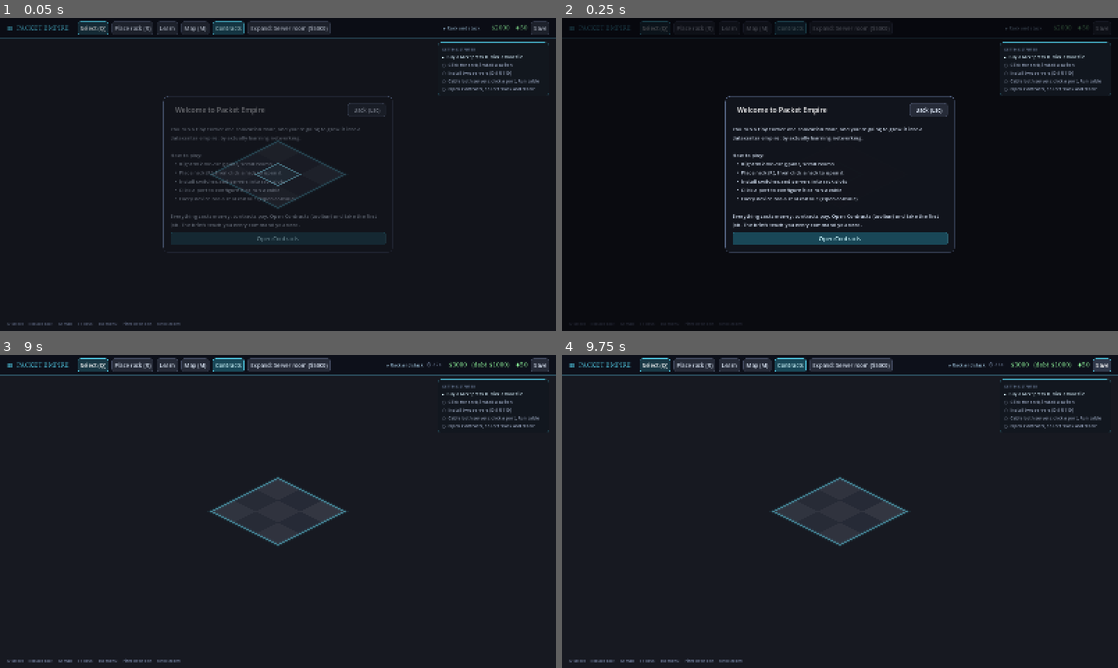
Above: before the commit, frames 1-4 (two rows, left to right).
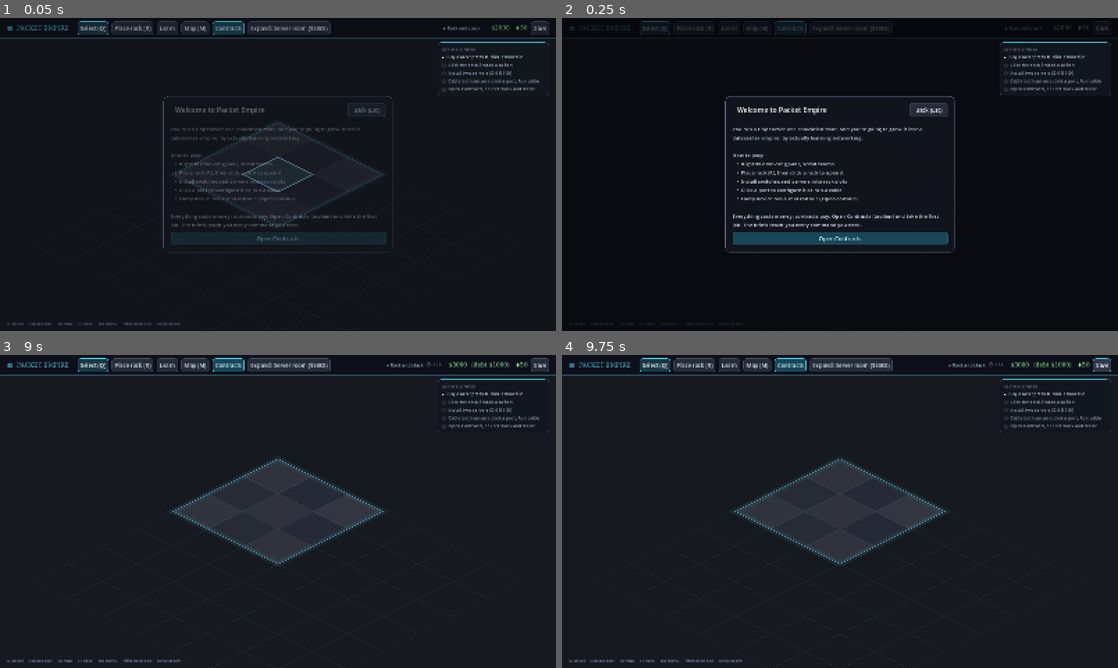
Above: after the commit, the same moments.

Repository: alukacs03/packet-empire
Game: Godot game, scene res://scenes/main.tscn
The game is run twice, just before and just after one commit, with the same random seed, the same clock (stepped at 60 frames per second) and the same inputs.
Inputs:
- Up to frame 1 (0.05 s): no input
- Up to frame 2 (0.25 s): no input
- Up to frame 3 (9 s): click "Select (Q)" at 0.5 s; click "Place rack (R)" at 1.25 s; click "Learn" at 2 s; click "Map (M)" at 2.75 s; click "Contracts" at 3.5 s; click "Open Contracts" at 4.25 s; click "Borrow $1000" at 5 s; click "Borrow $1000" at 5.75 s; click "Repay $1000" at 6.5 s; click "Check requirements & collect" at 7.25 s; click "Expand: Server room ($5000)" at 8 s; click "Back (Esc)" at 8.75 s
- Up to frame 4 (9.75 s): click "Save" at 9.5 s

The runs differ from the first frame. In frame 1, 0.6% of the frame differs, in the area x 31-69%, y 33-67%; in frame 2, less than 0.1%; in frame 3, 2.7%, in the area x 24-76%, y 33-90%; in frame 4, 2.7%.

Commit message:
Camera frames the owned floor; the next stage's space is teased in ghost outline
The colo floor no longer sits lost in a sea of black: the camera fits
and centres the owned grid on start and re-fits when you expand, and
the tiles the next stage would unlock are drawn as faint outlines so
progression is visible on the floor itself.

Co-Authored-By: Claude Fable 5 <noreply@anthropic.com>
Claude-Session: https://claude.ai/code/session_01EKD4BHa7oP7MbaV92exfB1

Diff:
--- a/scripts/camera.gd
+++ b/scripts/camera.gd
@@ -6,7 +6,25 @@
 const ZOOM_MAX := 2.5
 
 func _ready() -> void:
-	position = Iso.tile_to_world(Game.grid_size() / 2)  # center on the owned floor
+	Game.topology_changed.connect(_maybe_refit)
+	fit_to_floor()
+
+var _fitted_grid := Vector2i.ZERO
+
+func _maybe_refit() -> void:
+	if Game.grid_size() != _fitted_grid:
+		fit_to_floor()  # the floor grew: frame the new space
+
+func fit_to_floor() -> void:
+	## frame the owned floor with a margin, so a small colo does not sit
+	## lost in a sea of black and a full datacenter still fits on screen
+	var g: Vector2i = Game.grid_size()
+	_fitted_grid = g
+	position = Iso.tile_to_world(Vector2i(g.x, g.y)) * 0.5 - Vector2(0, Iso.TILE_H * 0.5)
+	var span := Vector2((g.x + g.y) * Iso.TILE_W * 0.5, (g.x + g.y) * Iso.TILE_H * 0.5 + 160.0)
+	var vp := get_viewport_rect().size
+	var z := minf(vp.x / maxf(span.x + 260.0, 1.0), vp.y / maxf(span.y + 220.0, 1.0))
+	zoom = Vector2.ONE * clampf(z, ZOOM_MIN, 1.6)
 
 func _unhandled_input(e: InputEvent) -> void:
 	if e is InputEventMouseMotion and (e.button_mask & (MOUSE_BUTTON_MASK_MIDDLE | MOUSE_BUTTON_MASK_RIGHT)):
--- a/scripts/floor.gd
+++ b/scripts/floor.gd
@@ -32,6 +32,15 @@
 		var pulse := 0.35 + 0.2 * sin(Time.get_ticks_msec() / 280.0)
 		_draw_tile(hover_tile, Color(0.3, 0.62, 0.75, pulse))
 		_outline(hover_tile, Color(0.55, 0.9, 1.0, 0.9), 2.0)
+	# faint tease of the floor space the next stage unlocks
+	if Game.stage < Game.STAGES.size() - 1:
+		var nxt: Vector2i = Game.STAGES[Game.stage + 1]["grid"]
+		for y in nxt.y:
+			for x in nxt.x:
+				if x < grid.x and y < grid.y:
+					continue
+				var pts_n := _tile_points(Vector2i(x, y))
+				draw_polyline(pts_n + PackedVector2Array([pts_n[0]]), Color(0.3, 0.4, 0.5, 0.10), 1.0)
 	# glowing boundary of the owned floor
 	var corners := [Vector2i(0, 0), Vector2i(grid.x, 0), Vector2i(grid.x, grid.y), Vector2i(0, grid.y)]
 	var pts := PackedVector2Array()
